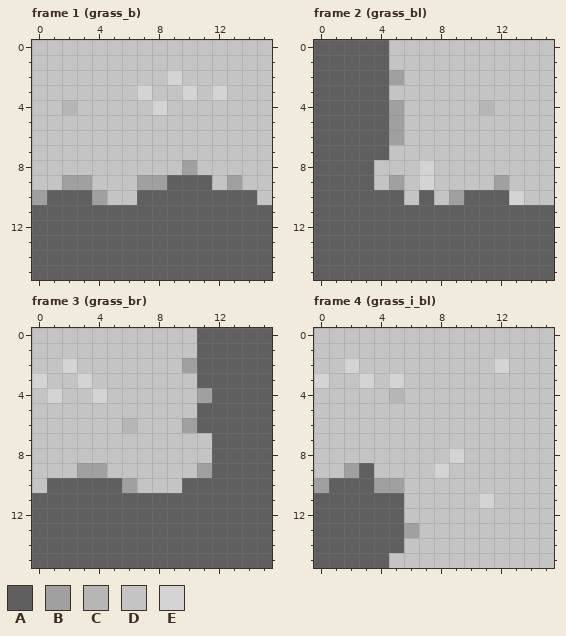
Pixel-art file, stored at sprites/overworld/grass-16x16.ase. That is the earlier state.
16x16 pixels, 16 frames. Shown: frame 1 (grass_b), frame 2 (grass_bl), frame 3 (grass_br), frame 4 (grass_i_bl). The commit also changed other frames, which this record leaves out.
Palette (. is transparent): A #5f5f5f  B #a0a0a0  C #b6b6b6  D #c4c4c4  E #d4d4d4
New version:
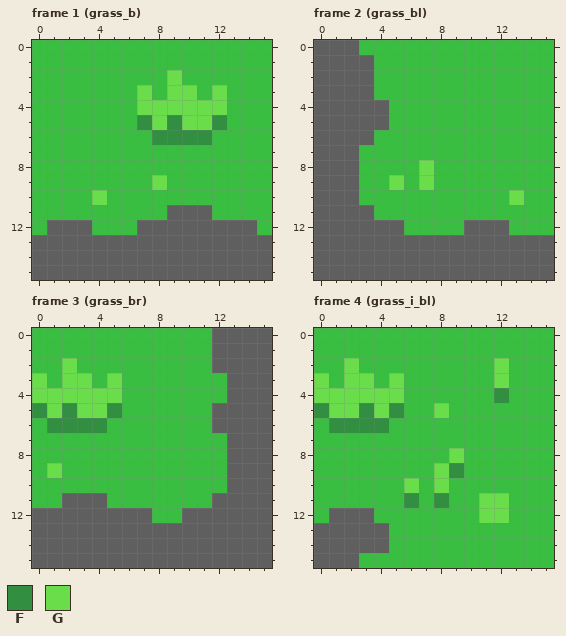
Colours new in this view: F #328e41  G #6add4b
The edit:
Colour D changes from #c4c4c4 to #3abe41.
Frame 1 (grass_b):
Colour A becomes colour D in row 9 at x 9 to 11; in row 10 at x 1 to 3 and 7 to 14; in row 11 at x 0 to 8 and 12 to 15; in row 12 at x 0, 4 to 6 and 15.
Colour B becomes colour D in row 8 at x 10; in row 9 at x 2 to 3, 7 and 13; in row 10 at x 0.
Colour C becomes colour D in row 4 at x 2.
Colour D becomes colour F in row 5 at x 7, 9 and 12; in row 6 at x 8 to 11.
Colour B becomes colour G in row 9 at x 8; in row 10 at x 4.
Colour D becomes colour G in row 3 at x 9; in row 4 at x 7 and 9 to 12; in row 5 at x 8 and 10 to 11.
Colour E becomes colour G in row 2 at x 9; in row 3 at x 7, 10 and 12; in row 4 at x 8.
Frame 2 (grass_bl):
Colour A becomes colour D in row 0 at x 3 to 4; in rows 1 to 3 at x 4; in row 6 at x 4; in row 7 at x 3 to 4; in rows 8 to 9 at x 3; in row 10 at x 3 to 5, 7 and 10 to 12.
Colour A becomes colour D in row 11 at x 4 to 15; in row 12 at x 6 to 9 and 13 to 15.
Colour B becomes colour D in row 2 at x 5; in rows 4 to 6 at x 5; in row 9 at x 12; in row 10 at x 9.
Colour C becomes colour D in row 4 at x 11.
Colour B becomes colour G in row 9 at x 5.
Colour E becomes colour G in rows 8 to 9 at x 7; in row 10 at x 13.
Frame 3 (grass_br):
Colour A becomes colour D in rows 0 to 2 at x 11; in row 3 at x 11 to 12; in row 4 at x 12; in rows 5 to 6 at x 11; in rows 7 to 9 at x 12; in row 10 at x 1 to 5 and 10 to 12.
Colour A becomes colour D in row 11 at x 0 to 1 and 5 to 11; in row 12 at x 8 to 9.
Colour B becomes colour D in row 2 at x 10; in row 4 at x 11; in row 6 at x 10; in row 9 at x 3 to 4 and 11; in row 10 at x 6.
Colour C becomes colour D in row 6 at x 6.
Colour D becomes colour F in row 5 at x 0, 2 and 5; in row 6 at x 1 to 4.
Colour D becomes colour G in row 3 at x 2 and 5; in row 4 at x 0, 2 to 3 and 5; in row 5 at x 1 and 3 to 4; in row 9 at x 1.
Colour E becomes colour G in row 2 at x 2; in row 3 at x 0 and 3; in row 4 at x 1 and 4.
Frame 4 (grass_i_bl):
Colour A becomes colour D in row 9 at x 3; in row 10 at x 1 to 3; in row 11 at x 0 to 5; in row 12 at x 0 and 4 to 5; in rows 13 to 14 at x 5; in row 15 at x 3 to 4.
Colour B becomes colour D in row 9 at x 2; in row 10 at x 0 and 4 to 5; in row 13 at x 6.
Colour D becomes colour F in row 4 at x 12; in row 5 at x 0, 3 and 5; in row 6 at x 1 to 4; in row 9 at x 9; in row 11 at x 6 and 8.
Colour C becomes colour G in row 4 at x 5.
Colour D becomes colour G in row 3 at x 2 and 12; in row 4 at x 0 to 4; in row 5 at x 1 to 2, 4 and 8; in row 10 at x 6 and 8; in row 11 at x 12; in row 12 at x 11 to 12.
Colour E becomes colour G in row 2 at x 2 and 12; in row 3 at x 0, 3 and 5; in row 8 at x 9; in row 9 at x 8; in row 11 at x 11.
Pixel boxes of the changes (left, top, right, bottom) in both pictures:
changed: (32, 40, 272, 235)
changed: (359, 40, 554, 235)
changed: (32, 328, 227, 523)
changed: (314, 328, 554, 568)
